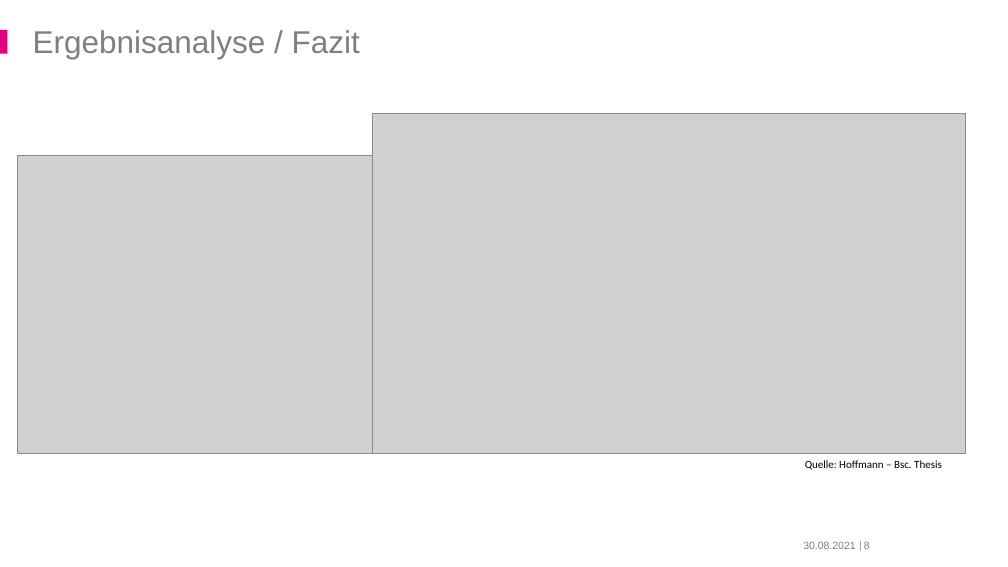
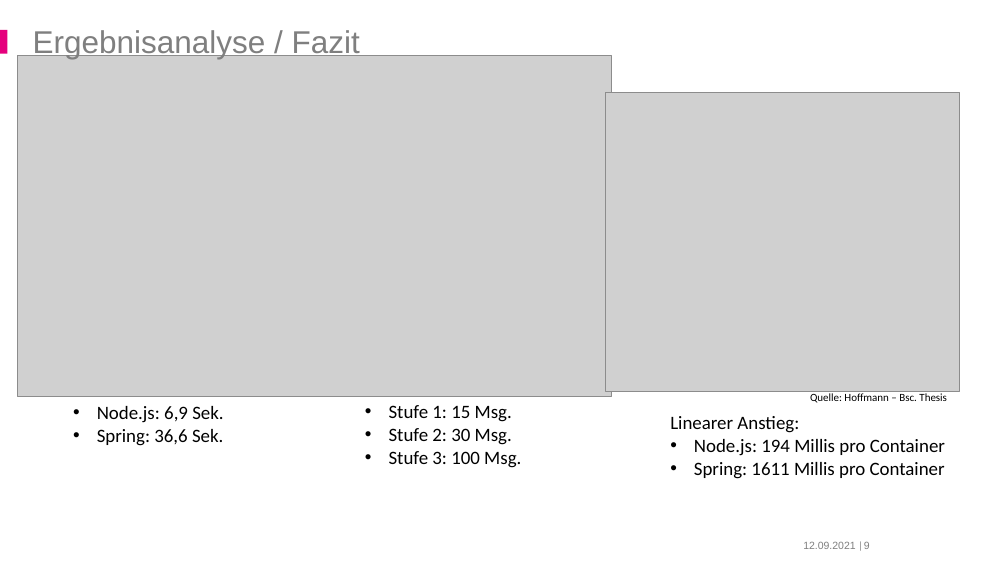
Before and after one commit to derMacon/serverless-bsc-thesis, a slide deck: slide 9 of slides/uni/hoffmann_serverless.pptx (slide 8 before the commit). Drawn at 1008x567 pixels with LibreOffice and Linux fonts; fonts in the diff are those of the drawing; grey boxes stand for pictures; background and template pictures are left out. Boxes give left, top, right and bottom in pixels: in the first picture for what was removed or moved away, otherwise in the second. Text is boxed around its words. In the diff, an @@ line names an element or a change of style, - is before the commit and + after.

```diff
--- a/slides/uni/hoffmann_serverless.pptx
+++ b/slides/uni/hoffmann_serverless.pptx
@@ picture moved from (x1=373, y1=113, x2=966, y2=454) to (x1=18, y1=55, x2=612, y2=396) @@
@@ picture moved from (x1=18, y1=156, x2=373, y2=454) to (x1=605, y1=92, x2=960, y2=391) @@
@@ text "Quelle: Hoffmann – Bsc. Thesis" moved from (x1=805, y1=460, x2=942, y2=470) to (x1=810, y1=393, x2=947, y2=403) @@
@@ text added at (x1=97, y1=406, x2=223, y2=446), 18 pt, text #000000 @@
+• Node.js: 6,9 Sek.
+• Spring: 36,6 Sek.
@@ text added at (x1=389, y1=405, x2=521, y2=468), 18 pt, text #000000 @@
+• Stufe 1: 15 Msg.
+• Stufe 2: 30 Msg.
+• Stufe 3: 100 Msg.
@@ text added at (x1=670, y1=416, x2=945, y2=479), 18 pt, text #000000 @@
+Linearer Anstieg:
+• Node.js: 194 Millis pro Container
+• Spring: 1611 Millis pro Container
@@ text at (x1=803, y1=542, x2=855, y2=549): text changed @@
-30.08.2021
+12.09.2021
```
Also in this commit, not shown: 25 other slides changed, 3 slides added, 1 other file.
